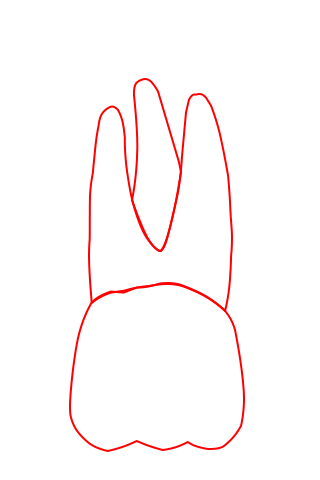
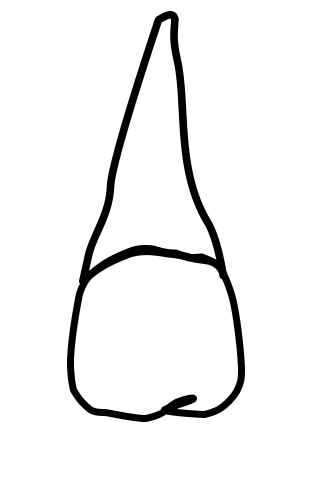
The second w=320, h=480 image is a revision of the first. Changes to its layers:
hid group "t-1-1" (3 layers) over [67, 11, 245, 452]
hid group "t-1-7" (4 layers) over [67, 11, 245, 452]
hid "t-1-7-t2", painted on it over [70, 79, 244, 451]
hid "t-1-7-t1" over [89, 94, 232, 311]
hid "t-1-7-b" over [70, 283, 244, 451]
added group "t-kid-5-4" with 2 layers above "t-kid-5-5" over [70, 14, 242, 419]
added layer "t-5-4-t" in group "t-kid-5-4" over [82, 14, 224, 282]
added layer "t-5-4-b" in group "t-kid-5-4" over [70, 248, 242, 419]
